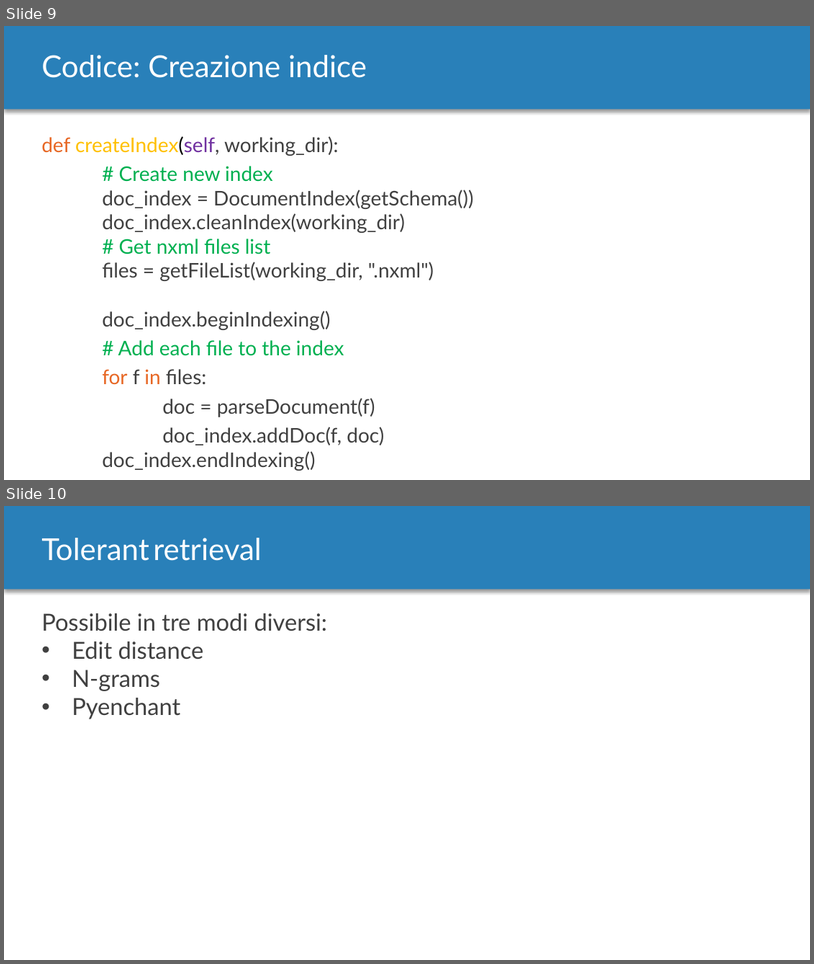
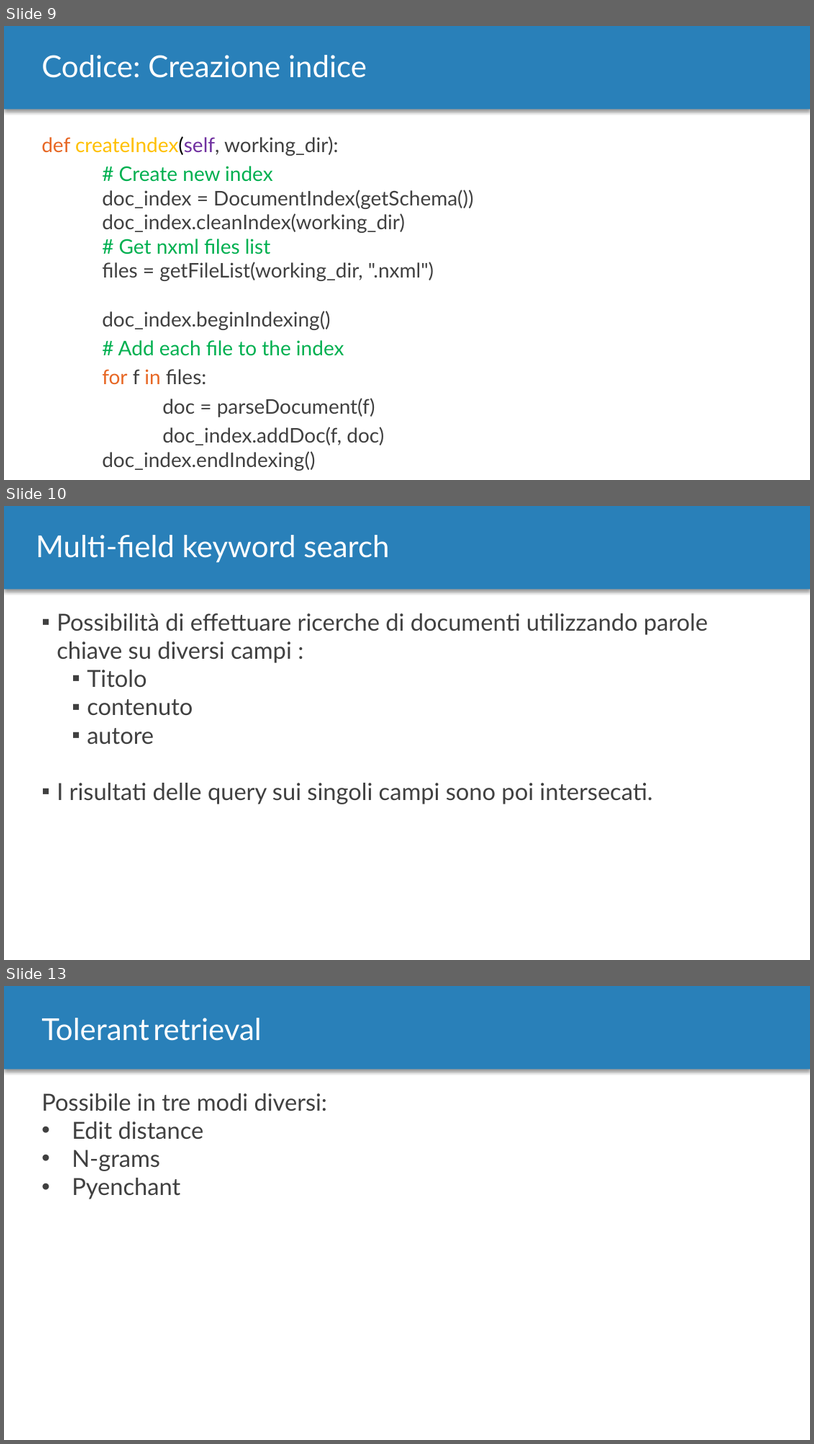
Before and after one commit to MurgoloMichele/GAvI, a slide deck: doc/Progetto.pptx. Shown one above the other, each under a label of ours: slides 9 and 10 before the commit, slides 9, 10 and 13 after it; the slides between them are not shown. The pictures are 814x964 and 814x1444 pixels, drawn with LibreOffice and Linux fonts; fonts in the diff are those of the drawing. Boxes give left, top, right and bottom in pixels: in the first picture for what was removed or moved away, otherwise in the second. Text is boxed around its words. In the diff, an @@ line names an element or a change of style, - is before the commit and + after.

```diff
--- a/doc/Progetto.pptx
+++ b/doc/Progetto.pptx
@@ slide 10 added at [4,506,810,960], background #FFFFFF; not listed: 1 template element that a slide beside it also shows @@
@@ title added at [36,535,389,563], 36 pt, text #FFFFFF @@
+Multi-field keyword search
@@ text added at [57,613,708,804], 28 pt, text #404040 @@
+▪ Possibilità di effettuare ricerche di documenti utilizzando parole chiave su diversi campi :
+  ▪ Titolo
+  ▪ contenuto
+  ▪ autore
+▪ I risultati delle query sui singoli campi sono poi intersecati.
@@ what was slide 10 is now slide 13 @@
```
Also in this commit, not shown: 2 slides changed, 2 other slides added, 1 other file.
